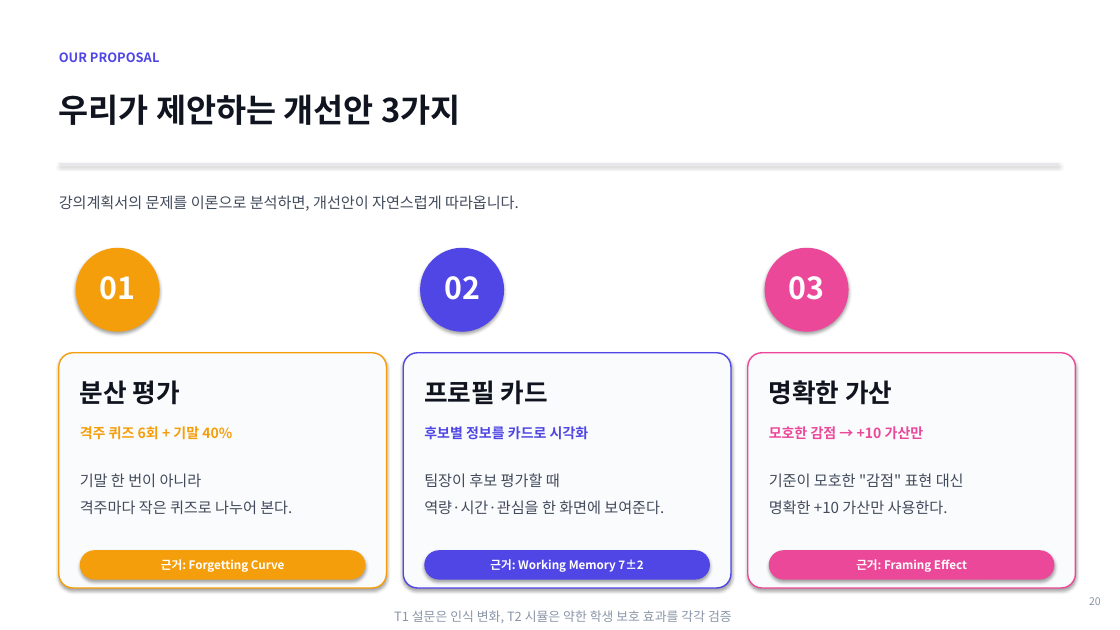
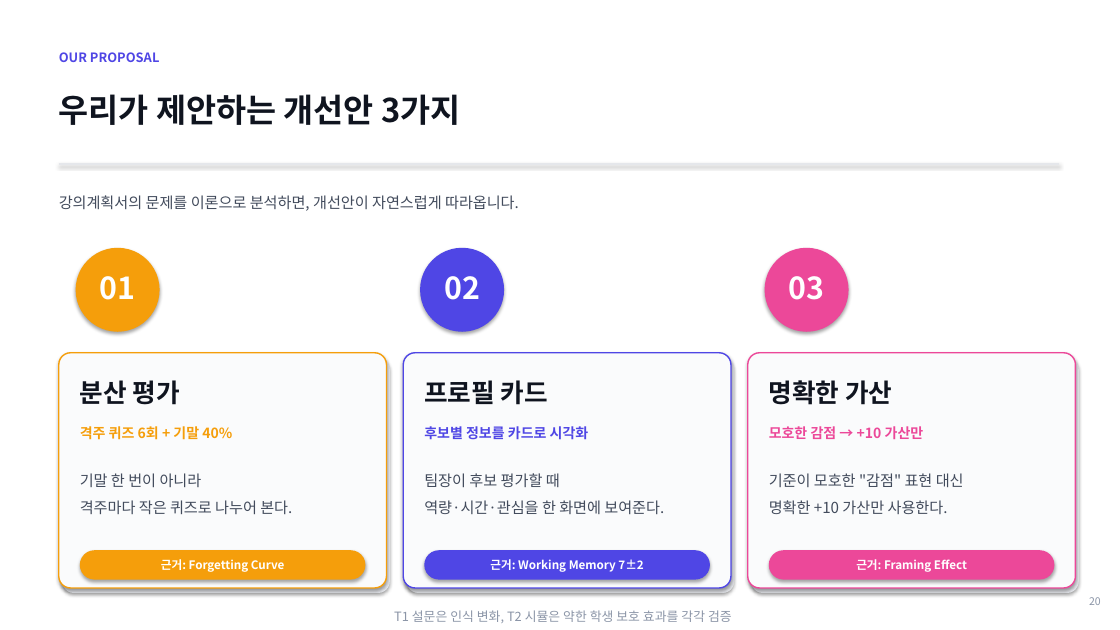
Before and after one commit to lshpy/imen315-syllabus-meta, a slide deck: slide 20 of team_project/kickoff_2026-05-11.pptx. Drawn at 1120x630 pixels with LibreOffice and Linux fonts; fonts in the diff are those of the drawing. Boxes give left, top, right and bottom in pixels: in the first picture for what was removed or moved away, otherwise in the second. Text is boxed around its words. In the diff, an @@ line names an element or a change of style, - is before the commit and + after.

```diff
--- a/team_project/kickoff_2026-05-11.pptx
+++ b/team_project/kickoff_2026-05-11.pptx
@@ rounded rectangle added at (62, 358, 390, 593), fill #E9EBF0 @@
@@ rounded rectangle added at (407, 358, 734, 593), fill #E9EBF0 @@
@@ proportions changed in 3 elements at (59, 353, 386, 588), (403, 353, 731, 588), (748, 353, 1075, 588) @@
@@ rounded rectangle added at (751, 358, 1079, 593), fill #E9EBF0 @@
```
Also in this commit, not shown: 18 other slides changed, 1 other file.
